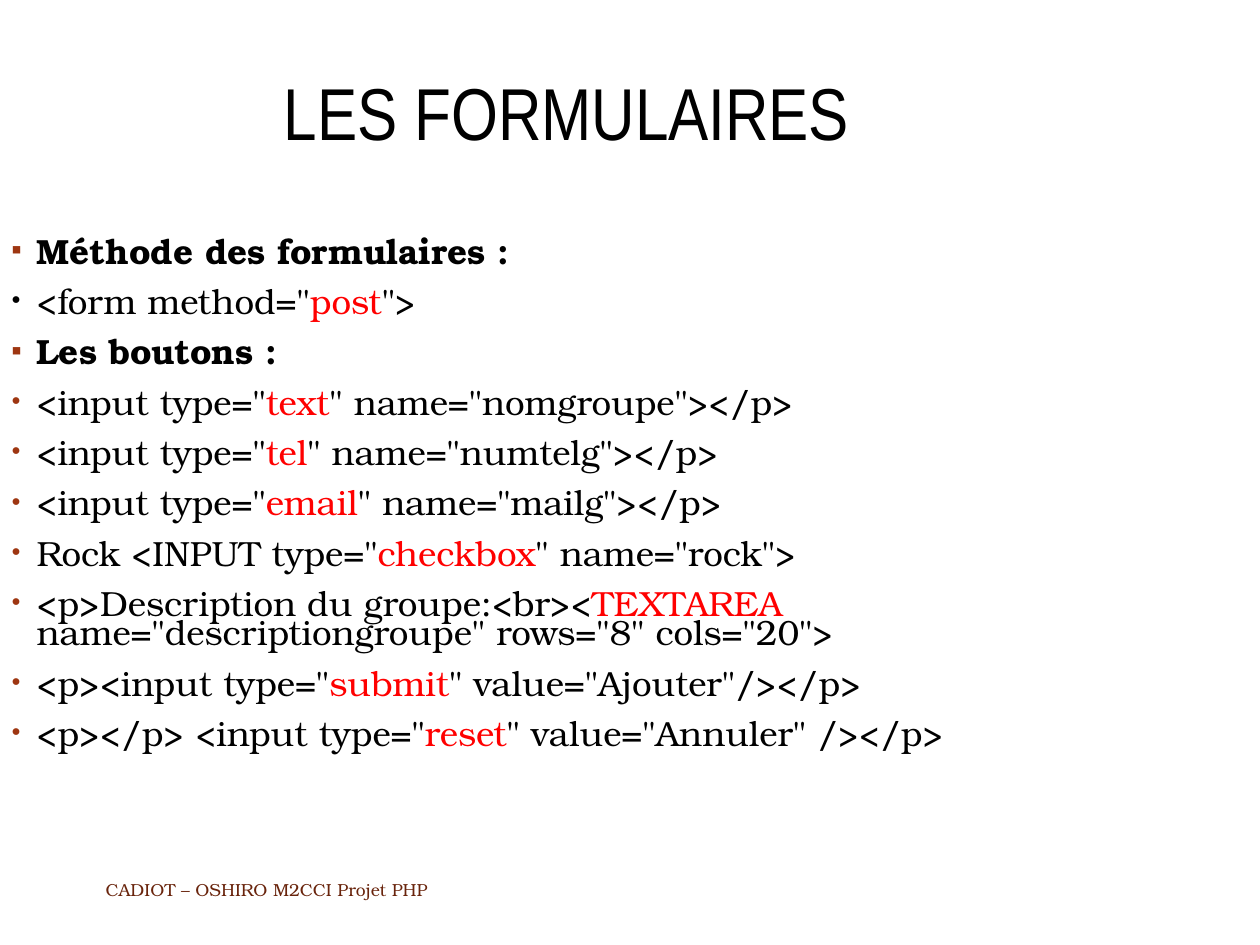
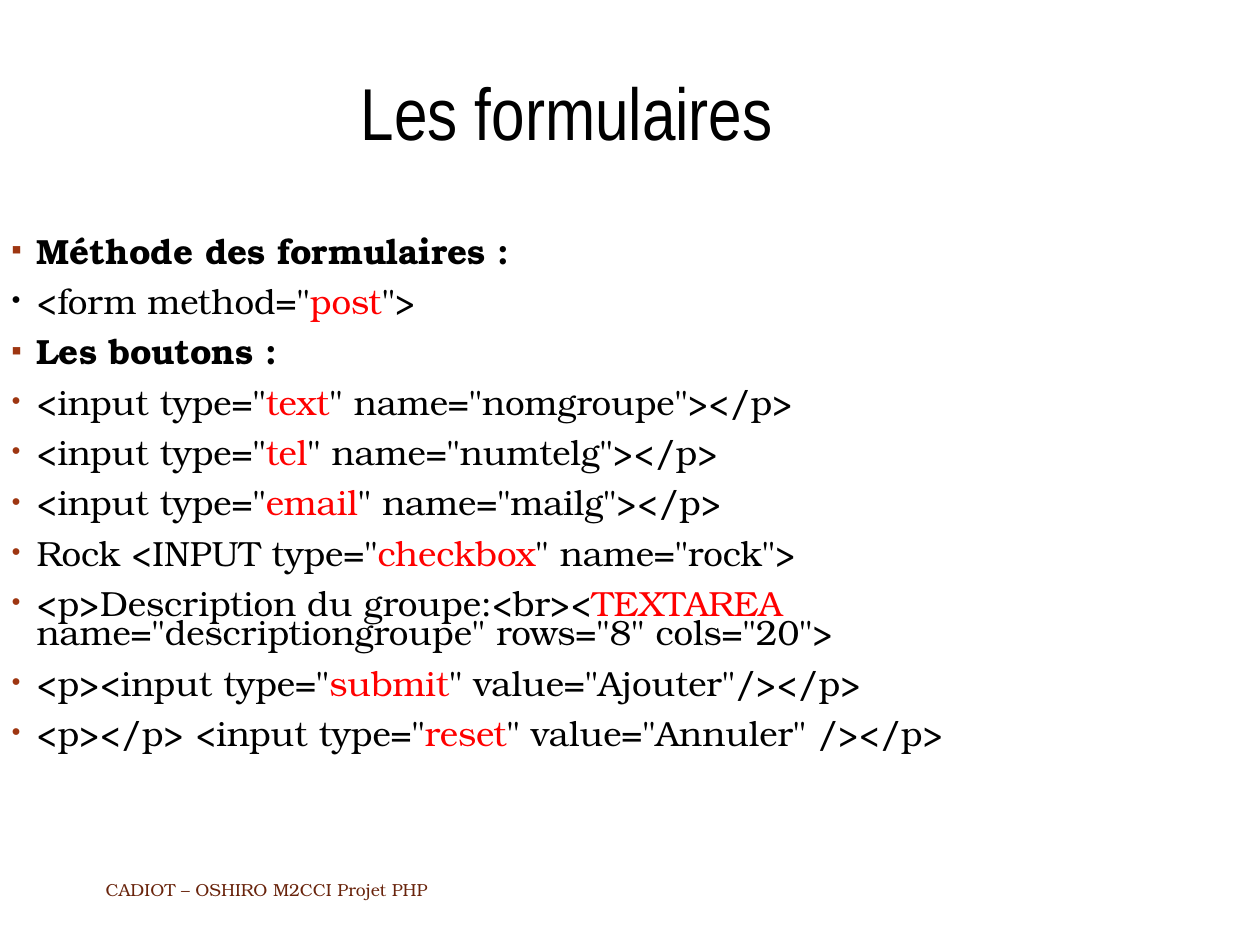
Before and after one commit to AzzakFeed/projetjava, a slide deck: slide 4 of ODT_Projet_PHP.odp. Drawn at 1260x945 pixels with LibreOffice and Linux fonts; fonts in the diff are those of the drawing; background and template pictures are left out. Boxes give left, top, right and bottom in pixels: in the first picture for what was removed or moved away, otherwise in the second. Text is boxed around its words. In the diff, an @@ line names an element or a change of style, - is before the commit and + after.

```diff
--- a/ODT_Projet_PHP.odp
+++ b/ODT_Projet_PHP.odp
@@ title at [361,86,773,141]: text changed @@
-LES FORMULAIRES
+Les formulaires
```
Also in this commit, not shown: 6 other slides changed.
